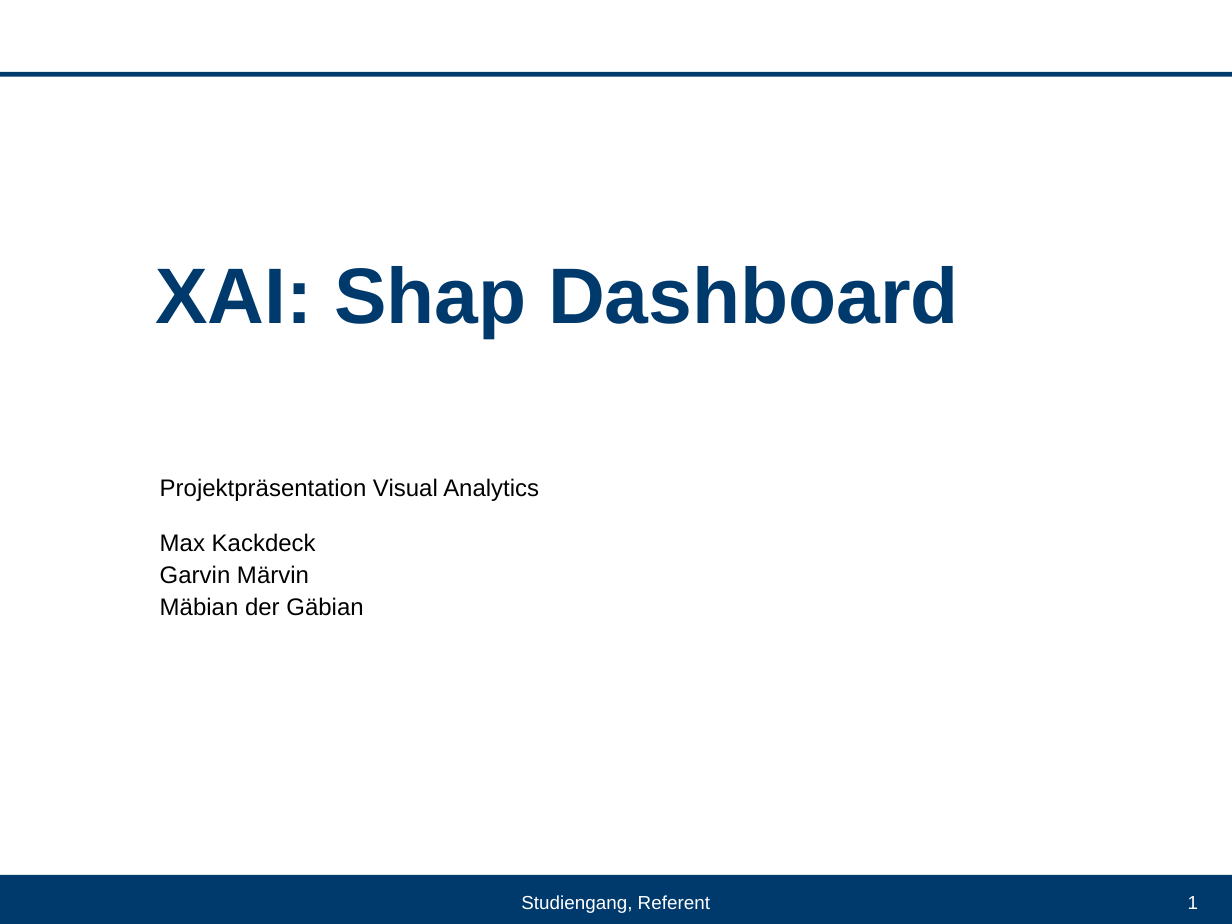
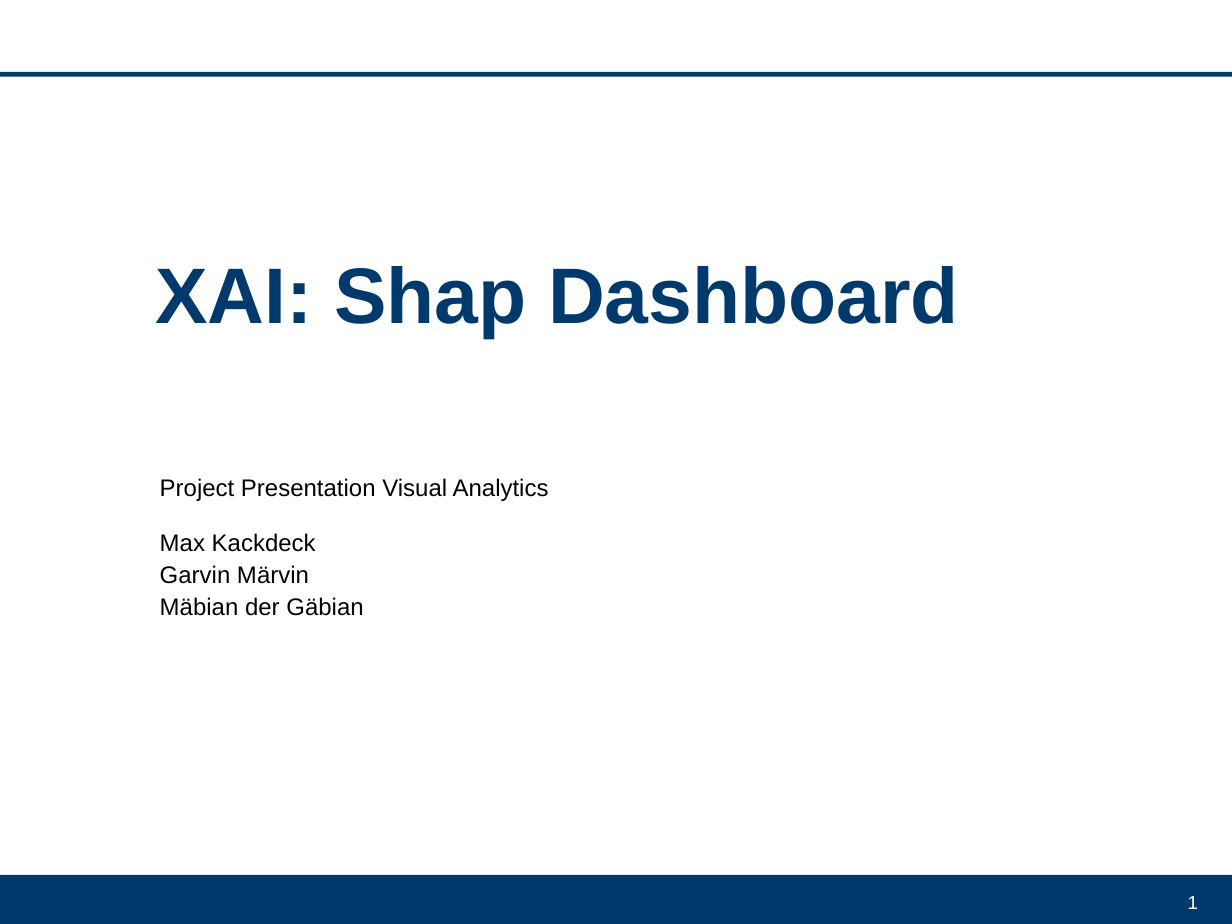
Before and after one commit to DrFab1/va_explainable_ai, a slide deck: slide 1 of VA_Projekt.ppt. Drawn at 1232x924 pixels with LibreOffice and Linux fonts; fonts in the diff are those of the drawing; background and template pictures are left out. Boxes give left, top, right and bottom in pixels: in the first picture for what was removed or moved away, otherwise in the second. Text is boxed around its words. In the diff, an @@ line names an element or a change of style, - is before the commit and + after.

Commit message:
updated ppt

```diff
--- a/VA_Projekt.ppt
+++ b/VA_Projekt.ppt
@@ subtitle at [160,478,549,501]: text changed @@
-Projektpräsentation Visual Analytics
+Project Presentation Visual Analytics
@@ text removed at [521,895,710,913] @@
-Studiengang, Referent
```
Also in this commit, not shown: 1 other slide changed, 4 slides added, 3 slides removed.
